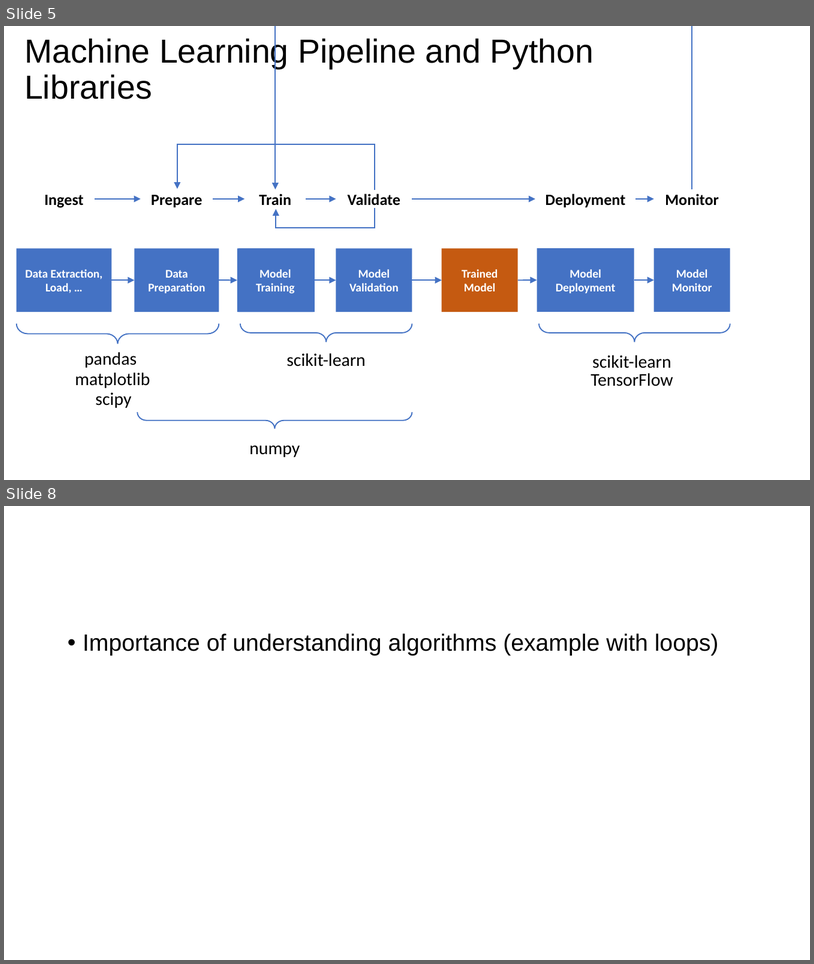
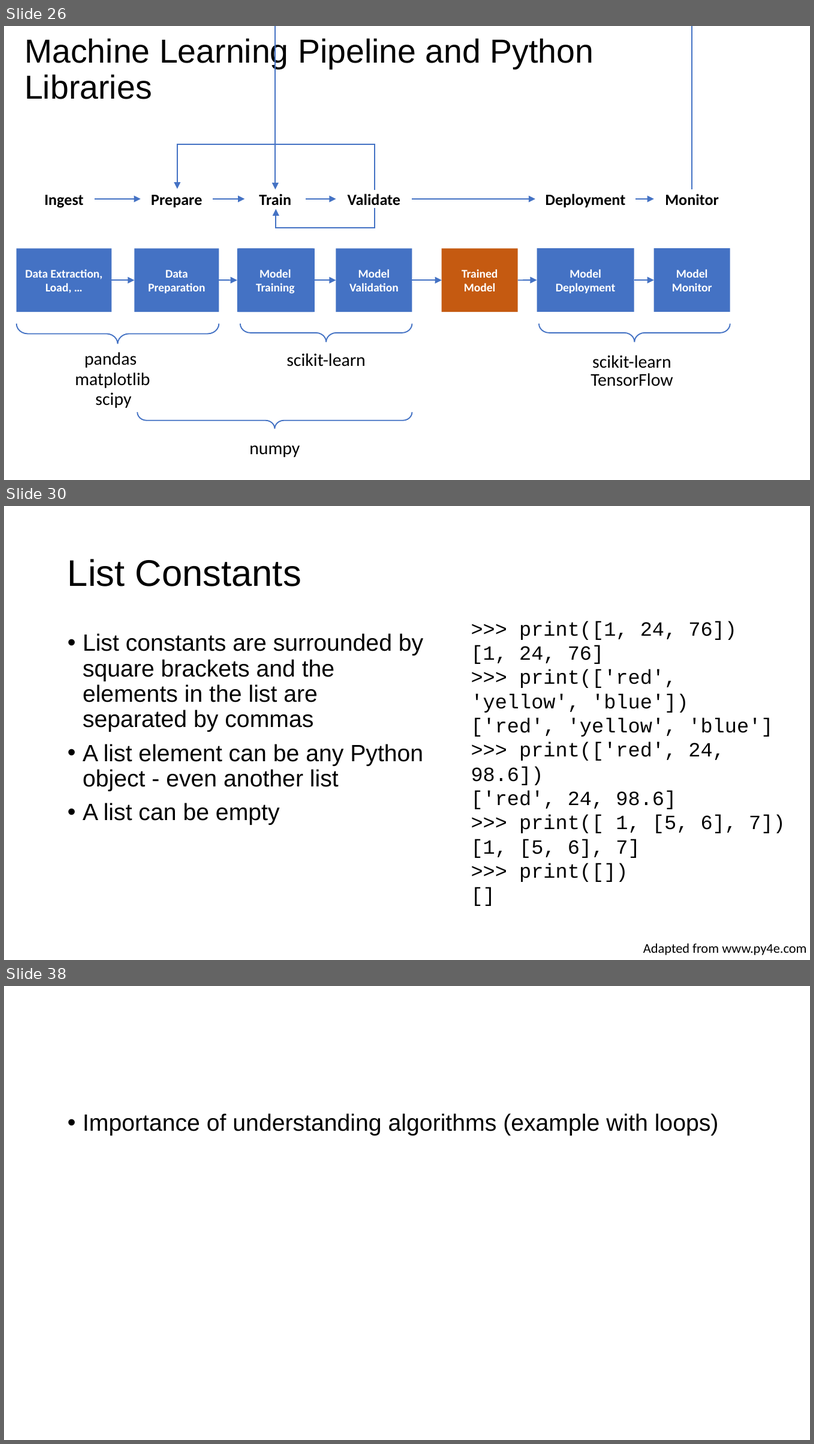
Before and after one commit to toelt-llc/MSCA-ITN-PARENT, a slide deck: DETERMINED2022/Python and scikit-learn/DETERMINED2022-toelt-Introduction Python and Scikit-learn.pptx. Shown one above the other, each under a label of ours: slides 5 and 8 before the commit, slides 26, 30 and 38 after it; the slides between them are not shown. The pictures are 814x964 and 814x1444 pixels, drawn with LibreOffice and Linux fonts; fonts in the diff are those of the drawing; background and template pictures are left out. Boxes give left, top, right and bottom in pixels: in the first picture for what was removed or moved away, otherwise in the second. Text is boxed around its words. In the diff, an @@ line names an element or a change of style, - is before the commit and + after.

```diff
--- a/DETERMINED2022/Python and scikit-learn/DETERMINED2022-toelt-Introduction Python and Scikit-learn.pptx
+++ b/DETERMINED2022/Python and scikit-learn/DETERMINED2022-toelt-Introduction Python and Scikit-learn.pptx
@@ slide 30 added at box(4, 506, 810, 960), background #FFFFFF @@
@@ title added at box(68, 559, 302, 586), 33 pt, text #000000 @@
+List Constants
@@ text added at box(471, 621, 785, 882), 18 pt, text #000000 @@
+>>> print([1, 24, 76])
+[1, 24, 76]
+>>> print(['red', 'yellow', 'blue'])
+['red', 'yellow', 'blue']
+>>> print(['red', 24, 98.6])
+['red', 24, 98.6]
+>>> print([ 1, [5, 6], 7])
+[1, [5, 6], 7]
+>>> print([])
+[]
@@ text added at box(83, 633, 423, 825), 21 pt, text #000000 @@
+• List constants are surrounded by square brackets and the elements in the list are separated by commas
+• A list element can be any Python object - even another list
+• A list can be empty
@@ text added at box(644, 943, 807, 955), 12 pt, text #000000 @@
+Adapted from www.py4e.com
@@ what was slide 5 is now slide 26 @@
@@ what was slide 8 is now slide 38 @@
```
Also in this commit, not shown: 3 slides changed, 32 other slides added, 3 slides removed, 1 other file.
